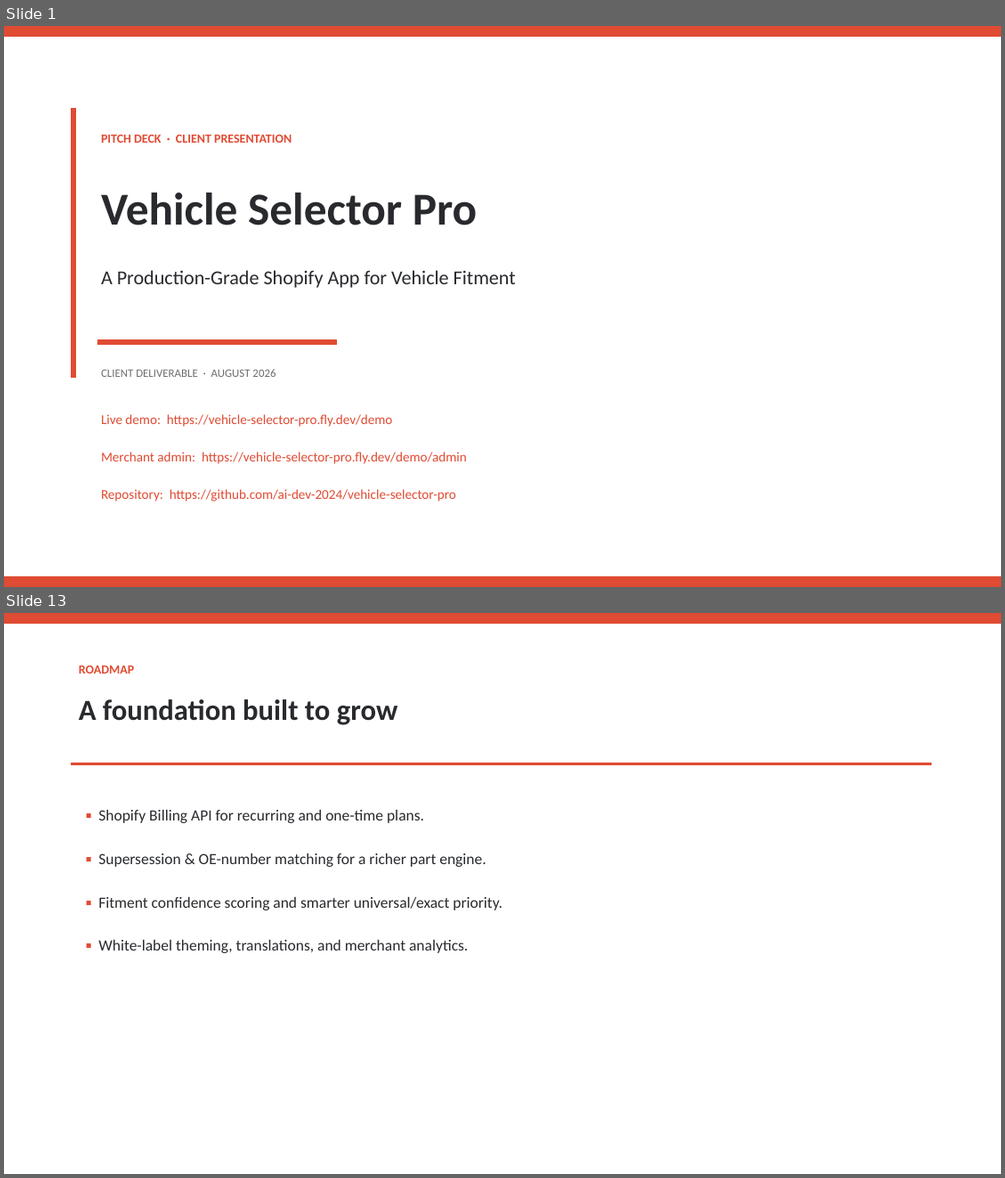
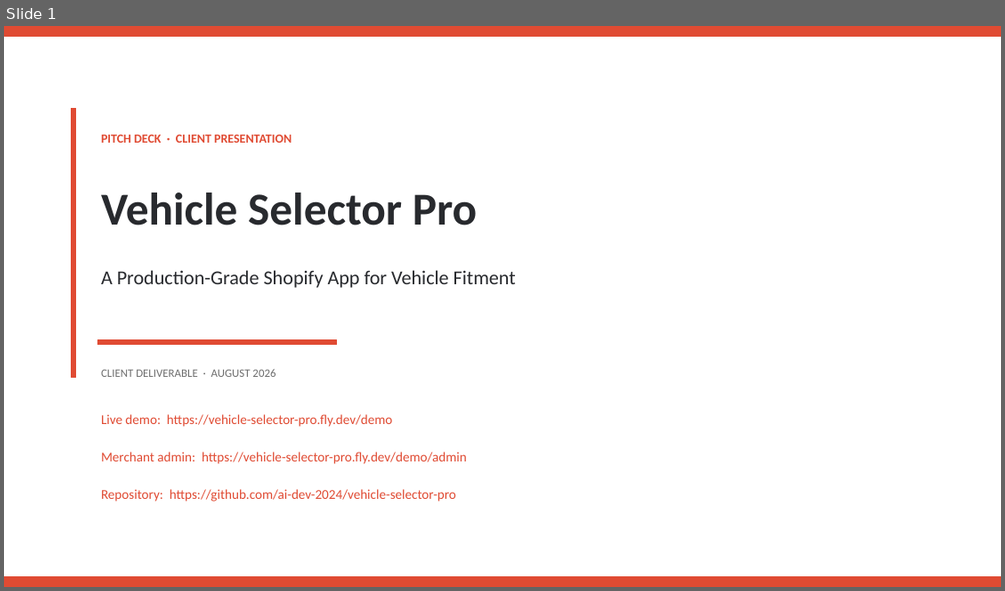
Before and after one commit to ai-dev-2024/vehicle-selector-pro, a slide deck: report/Vehicle_Selector_Pro_Pitch_Deck.pptx. Shown one above the other, each under a label of ours: slides 1 and 13 before the commit, slide 1 after it; the slides between them are not shown. The pictures are 1005x1178 and 1005x591 pixels, drawn with LibreOffice and Linux fonts; fonts in the diff are those of the drawing. Boxes give left, top, right and bottom in pixels: in the first picture for what was removed or moved away, otherwise in the second. Text is boxed around its words. In the diff, an @@ line names an element or a change of style, - is before the commit and + after.

```diff
--- a/report/Vehicle_Selector_Pro_Pitch_Deck.pptx
+++ b/report/Vehicle_Selector_Pro_Pitch_Deck.pptx
@@ slide 13 removed at (x1=4, y1=613, x2=1001, y2=1174), background #FFFFFF @@
@@ rectangle removed at (x1=4, y1=613, x2=1001, y2=624) @@
@@ text removed at (x1=79, y1=666, x2=134, y2=674) @@
-ROADMAP
@@ text removed at (x1=79, y1=699, x2=398, y2=725) @@
-A foundation built to grow
@@ rectangle removed at (x1=72, y1=763, x2=931, y2=765) @@
@@ text removed at (x1=98, y1=810, x2=502, y2=953) @@
-▪ Shopify Billing API for recurring and one-time plans.
-▪ Supersession & OE-number matching for a richer part engine.
-▪ Fitment confidence scoring and smarter universal/exact priority.
-▪ White-label theming, translations, and merchant analytics.
```
Also in this commit, not shown: 4 slides changed, 11 other slides removed, 5 other files.
